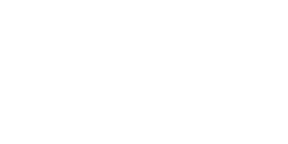
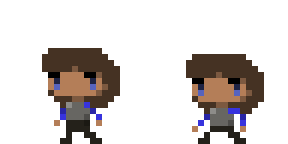
The second 288 x 144 image is a revision of the first. Changes to its layers:
hid "Layer 11" over bbox(42, 48, 264, 138)
showed "Layer 6", painted on it over bbox(42, 48, 264, 132)
showed "Layer 2 copy" over bbox(54, 96, 246, 144)
